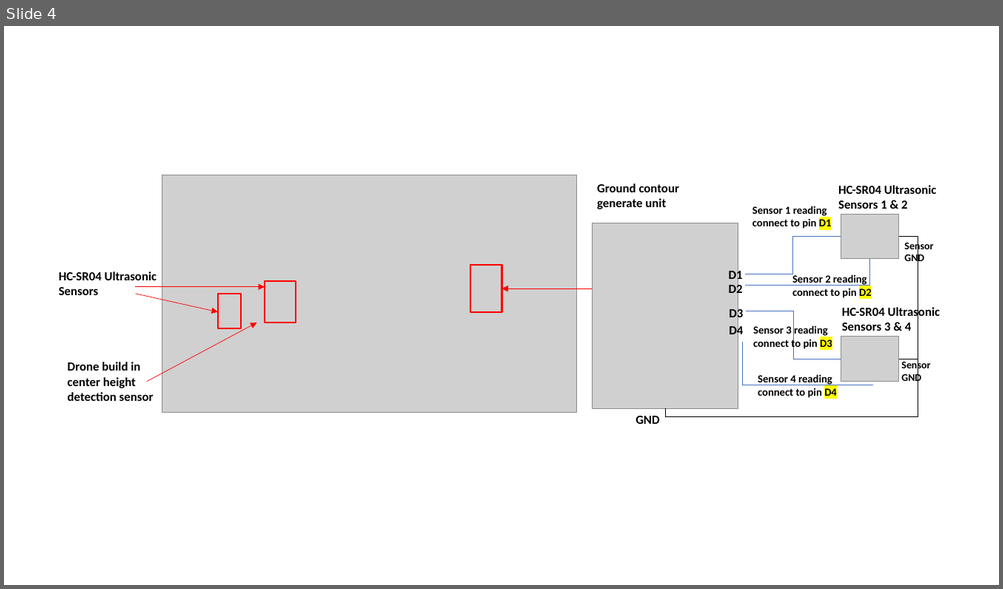
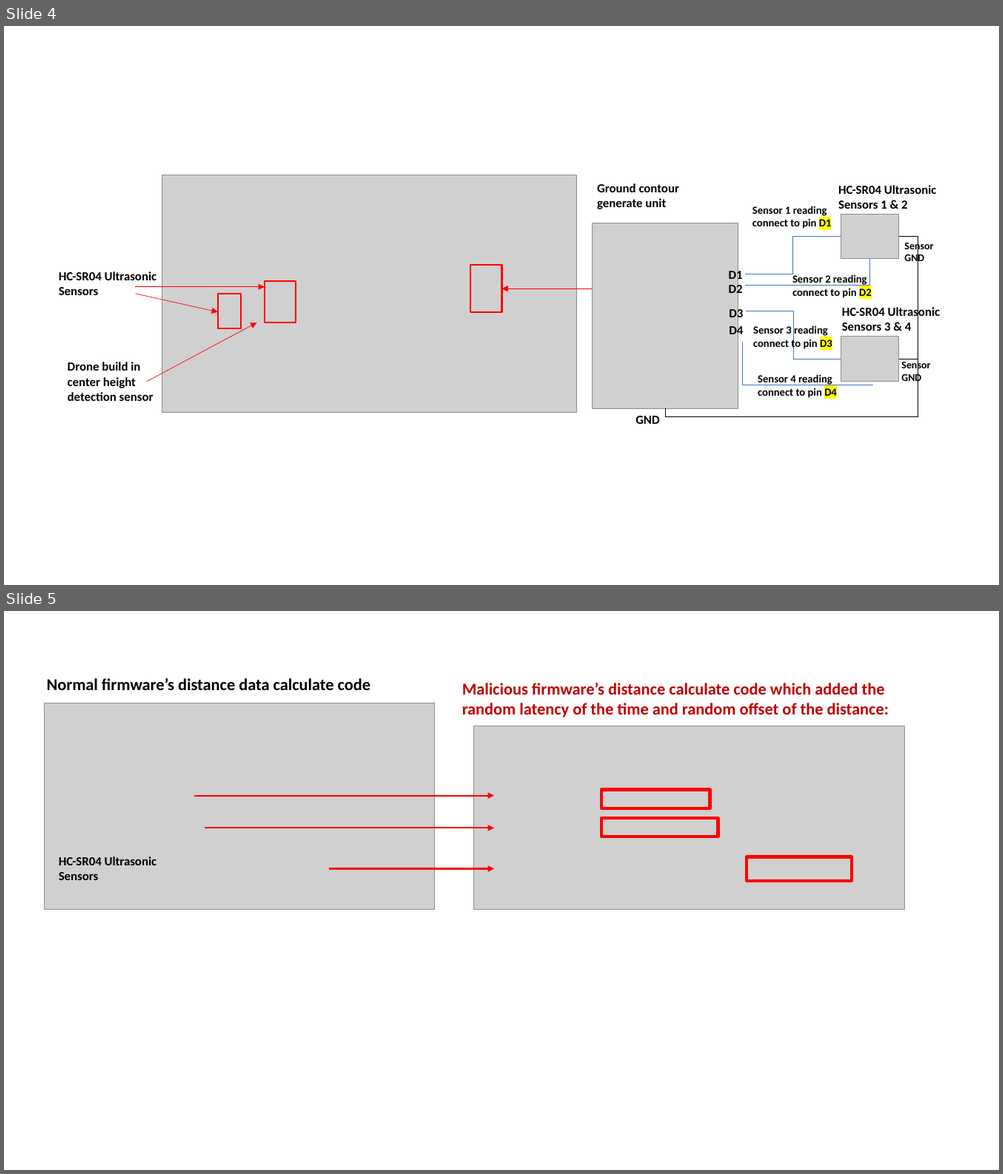
Before and after one commit to LiuYuancheng/DJI_Tello_Ctrl, a slide deck: doc/designDoc.pptx. Shown one above the other, each under a label of ours: slide 4 before the commit, slides 4 and 5 after it. The pictures are 1003x589 and 1003x1174 pixels, drawn with LibreOffice and Linux fonts; fonts in the diff are those of the drawing; grey boxes stand for pictures. Boxes give left, top, right and bottom in pixels: in the first picture for what was removed or moved away, otherwise in the second. Text is boxed around its words. In the diff, an @@ line names an element or a change of style, - is before the commit and + after.

```diff
--- a/doc/designDoc.pptx
+++ b/doc/designDoc.pptx
@@ slide 5 added at [4,611,999,1170], background #FFFFFF @@
@@ text added at [47,678,370,690], 16 pt, text #000000, bold @@
+Normal firmware’s distance data calculate code
@@ text added at [462,683,888,718], 16 pt, text #C00000, bold @@
+Malicious firmware’s distance calculate code which added the random latency of the time and random offset of the distance:
@@ picture added at [44,703,435,909] @@
@@ picture added at [473,726,905,909] @@
@@ arrow added from (194, 796) to (494, 796), #FF0000 1.5 pt @@
@@ rectangle added at [602,790,710,809], outline #FF0000 3 pt @@
@@ arrow added from (205, 828) to (494, 828), #FF0000 1.5 pt @@
@@ rectangle added at [602,818,718,837], outline #FF0000 3 pt @@
@@ text added at [59,857,157,880], 12 pt, text #000000, bold @@
+HC-SR04 Ultrasonic Sensors
@@ arrow added from (329, 869) to (494, 869), #FF0000 1.5 pt @@
@@ rectangle added at [746,857,851,881], outline #FF0000 3 pt @@
```
Also in this commit, not shown: 2 other files.
